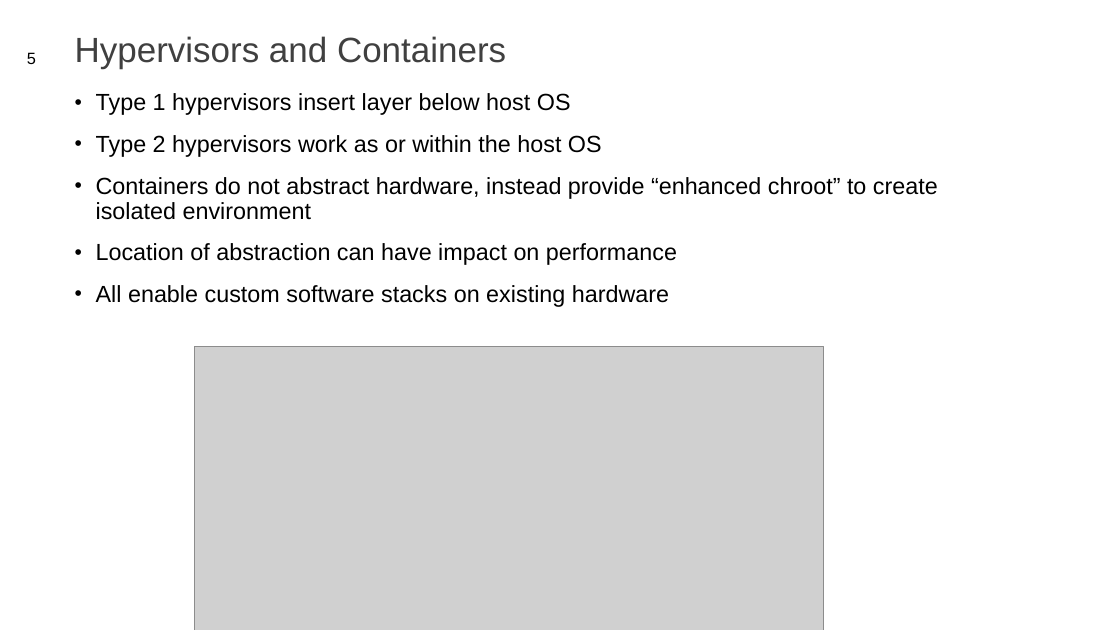
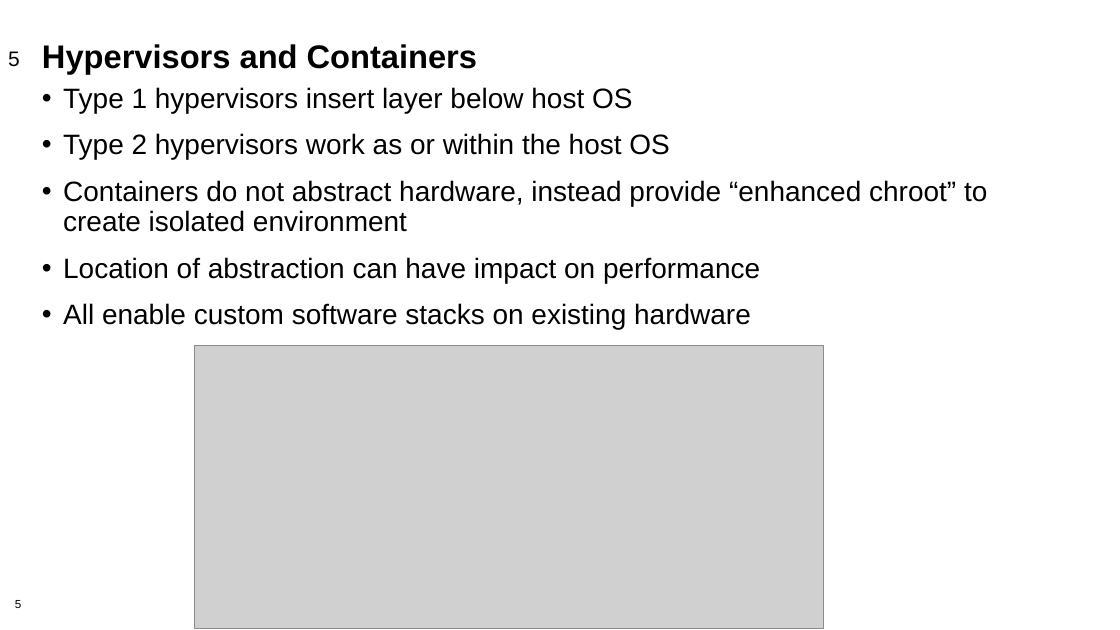
Before and after one commit to supercontainers/isc-tutorial, a slide deck: slide 5 of slides/isc19_intro_to_containers_ajy.pptx. Drawn at 1120x630 pixels with LibreOffice and Linux fonts; fonts in the diff are those of the drawing; grey boxes stand for pictures; background and template pictures are left out. Boxes give left, top, right and bottom in pixels: in the first picture for what was removed or moved away, otherwise in the second. Text is boxed around its words. In the diff, an @@ line names an element or a change of style, - is before the commit and + after.

```diff
--- a/slides/isc19_intro_to_containers_ajy.pptx
+++ b/slides/isc19_intro_to_containers_ajy.pptx
@@ page number at bbox=[8, 51, 20, 67]: size 14 to 18 pt; alignment right to left; vertical alignment middle to top @@
@@ title "Hypervisors and Containers": place and size @@
-title "Hypervisors and Containers" at bbox=[75, 36, 506, 69]
+title "Hypervisors and Containers" at bbox=[42, 44, 477, 74]
@@ title "Hypervisors and Containers" at bbox=[42, 44, 477, 74]: size 30 to 28 pt, text colour #404040 to #000000, bold on; line spacing 0.9 to 0.85; vertical alignment bottom to top @@
@@ text "Type 1 hypervisors insert layer ...": place and size @@
-text "Type 1 hypervisors insert layer ..." at bbox=[96, 93, 938, 307]
+text "Type 1 hypervisors insert layer ..." at bbox=[63, 87, 987, 329]
@@ text "Type 1 hypervisors insert layer ..." at bbox=[63, 87, 987, 329]: size 20 to 24 pt @@
@@ page number added at bbox=[15, 600, 21, 608], 10 pt, text #000000 @@
+5
```
Also in this commit, not shown: 13 other slides changed, 1 slide added, 1 slide removed, 1 other file.
